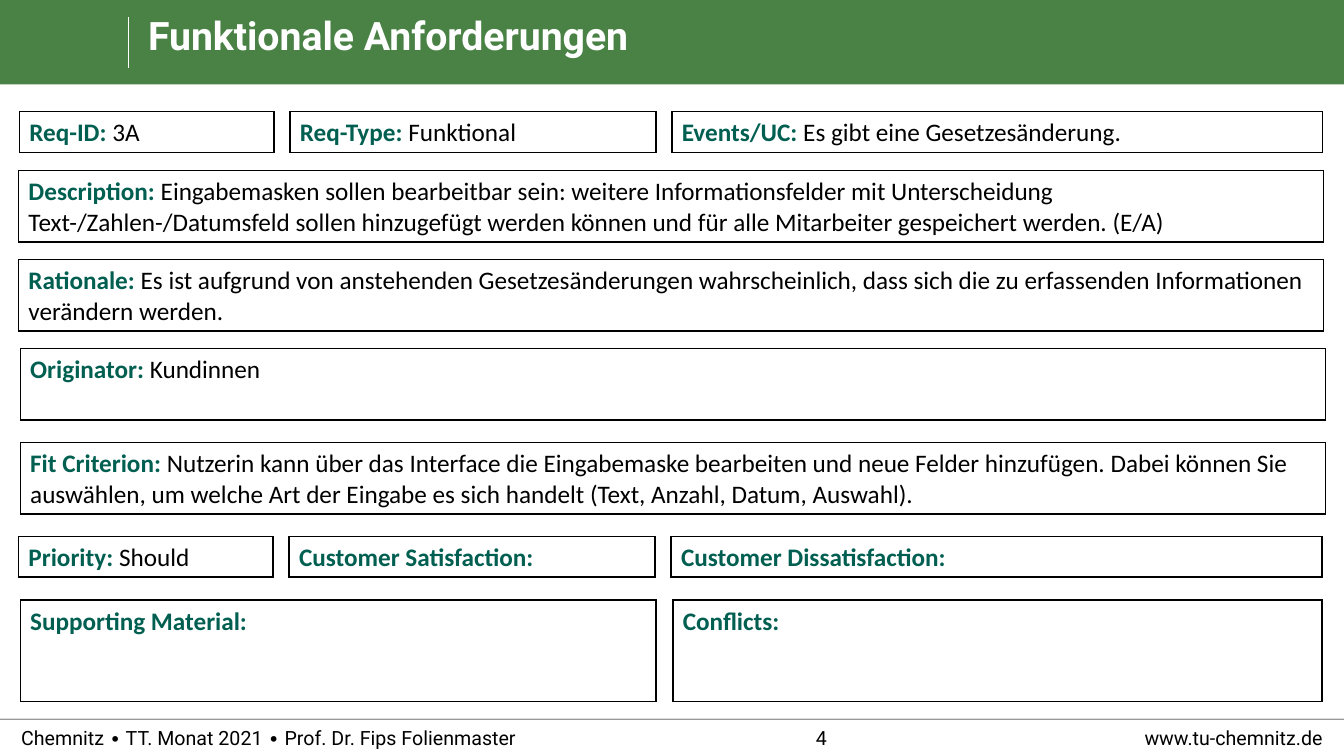
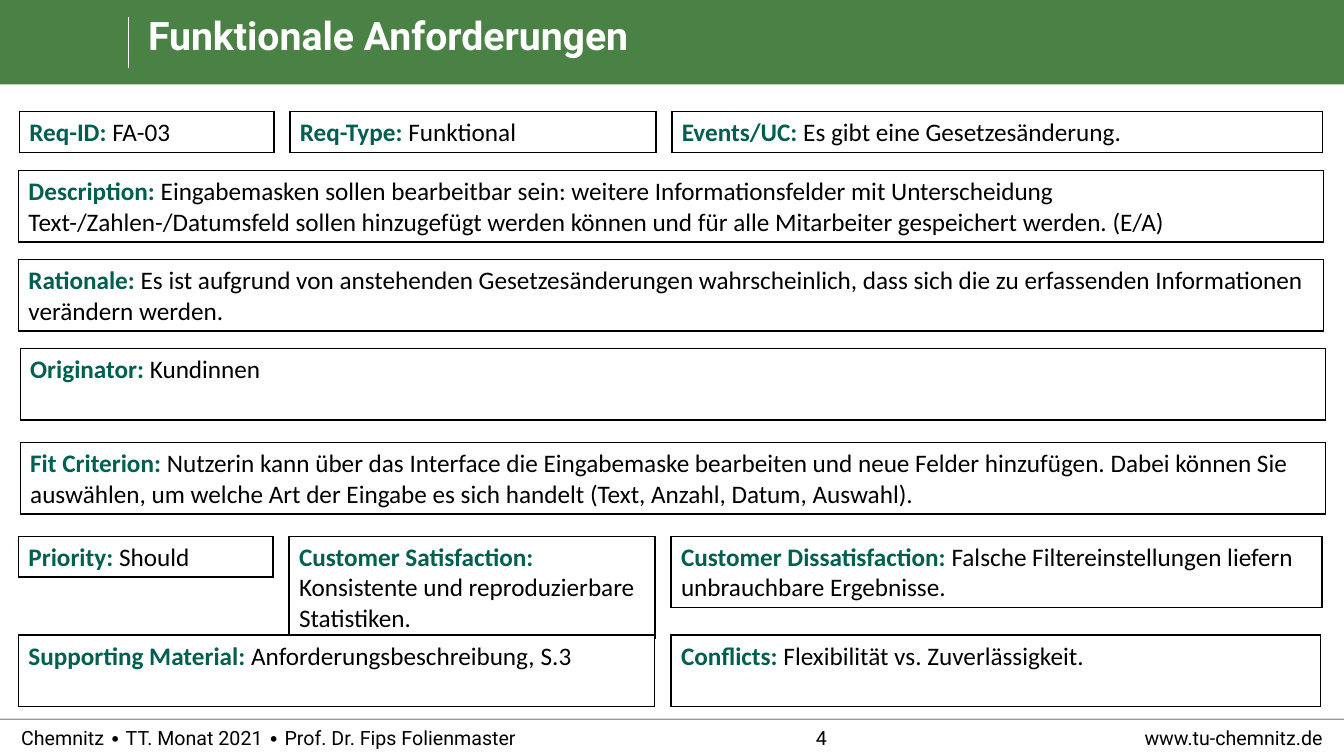
Before and after one commit to RealBiggerBo/Softwaretechnik, a slide deck: slide 4 of SnowCards_Requirements.pptx. Drawn at 1344x756 pixels with LibreOffice and Linux fonts; fonts in the diff are those of the drawing; background and template pictures are left out. Boxes give left, top, right and bottom in pixels: in the first picture for what was removed or moved away, otherwise in the second. Text is boxed around its words. In the diff, an @@ line names an element or a change of style, - is before the commit and + after.

```diff
--- a/SnowCards_Requirements.pptx
+++ b/SnowCards_Requirements.pptx
@@ text in rectangle at (29, 124, 170, 145): text changed @@
-Req-ID: 3A
+Req-ID: FA-03
@@ rectangle "Customer Satisfaction: Konsistente und reproduzierbare ...": place and size @@
-rectangle "Customer Satisfaction: Konsistente und reproduzierbare ..." at (289, 536, 655, 577)
+rectangle "Customer Satisfaction: Konsistente und reproduzierbare ..." at (289, 536, 655, 638)
@@ rectangle "Customer Dissatisfaction: Falsche Filtereinstellungen liefer ...": place and size @@
-rectangle "Customer Dissatisfaction: Falsche Filtereinstellungen liefer ..." at (671, 536, 1323, 577)
+rectangle "Customer Dissatisfaction: Falsche Filtereinstellungen liefer ..." at (671, 536, 1323, 608)
@@ text in rectangle at (299, 548, 635, 628): text changed; text colour #005F50 to #000000; bold off @@
-Customer Satisfaction:
+Customer Satisfaction: Konsistente und reproduzierbare Statistiken.
@@ text in rectangle at (681, 548, 1292, 601): text changed; text colour #005F50 to #000000; bold off @@
-Customer Dissatisfaction:
+Customer Dissatisfaction: Falsche Filtereinstellungen liefern unbrauchbare Ergebnisse.
@@ rectangle "Supporting Material: Anforderungsbeschreibung, S.3": place and size @@
-rectangle "Supporting Material: Anforderungsbeschreibung, S.3" at (20, 600, 656, 702)
+rectangle "Supporting Material: Anforderungsbeschreibung, S.3" at (18, 635, 654, 707)
@@ text in rectangle at (28, 647, 572, 670): text changed; text colour #005F50 to #000000; bold off @@
-Supporting Material:
+Supporting Material: Anforderungsbeschreibung, S.3
@@ rectangle "Conflicts: Flexibilität vs. Zuverlässigkeit.": place and size @@
-rectangle "Conflicts: Flexibilität vs. Zuverlässigkeit." at (674, 600, 1323, 702)
+rectangle "Conflicts: Flexibilität vs. Zuverlässigkeit." at (671, 635, 1321, 707)
@@ text in rectangle at (681, 647, 1083, 670): text changed; text colour #005F50 to #000000; bold off @@
-Conflicts:
+Conflicts: Flexibilität vs. Zuverlässigkeit.
```
Also in this commit, not shown: 27 other slides changed.
